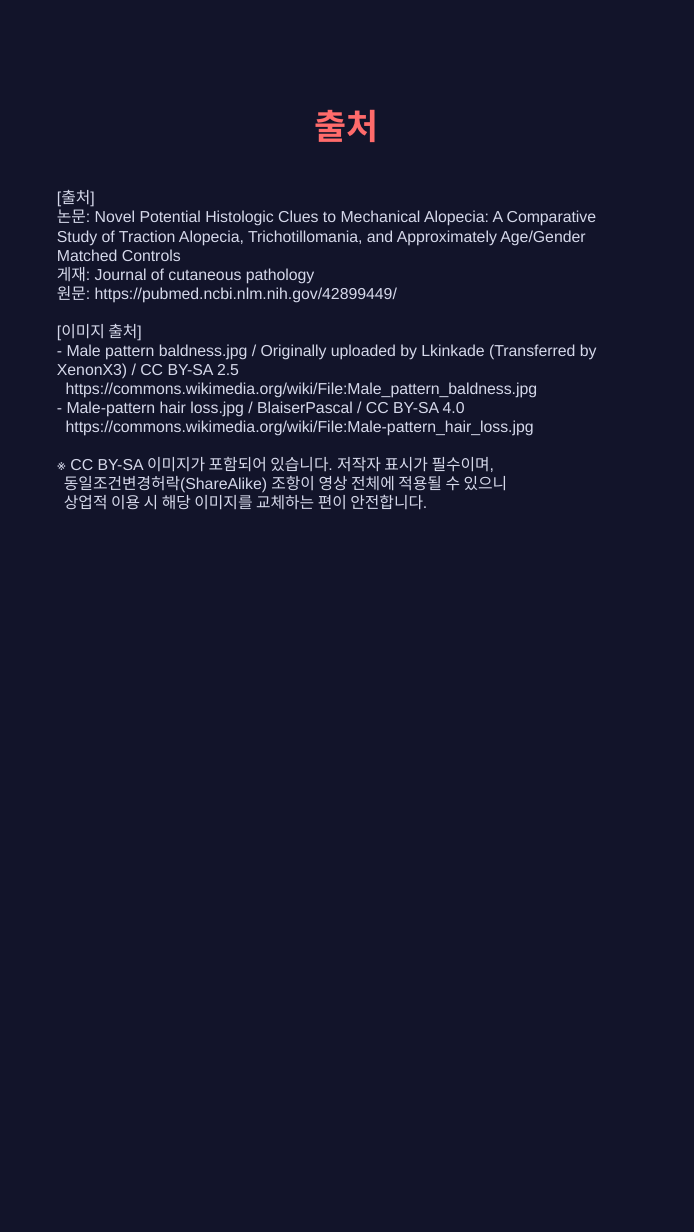
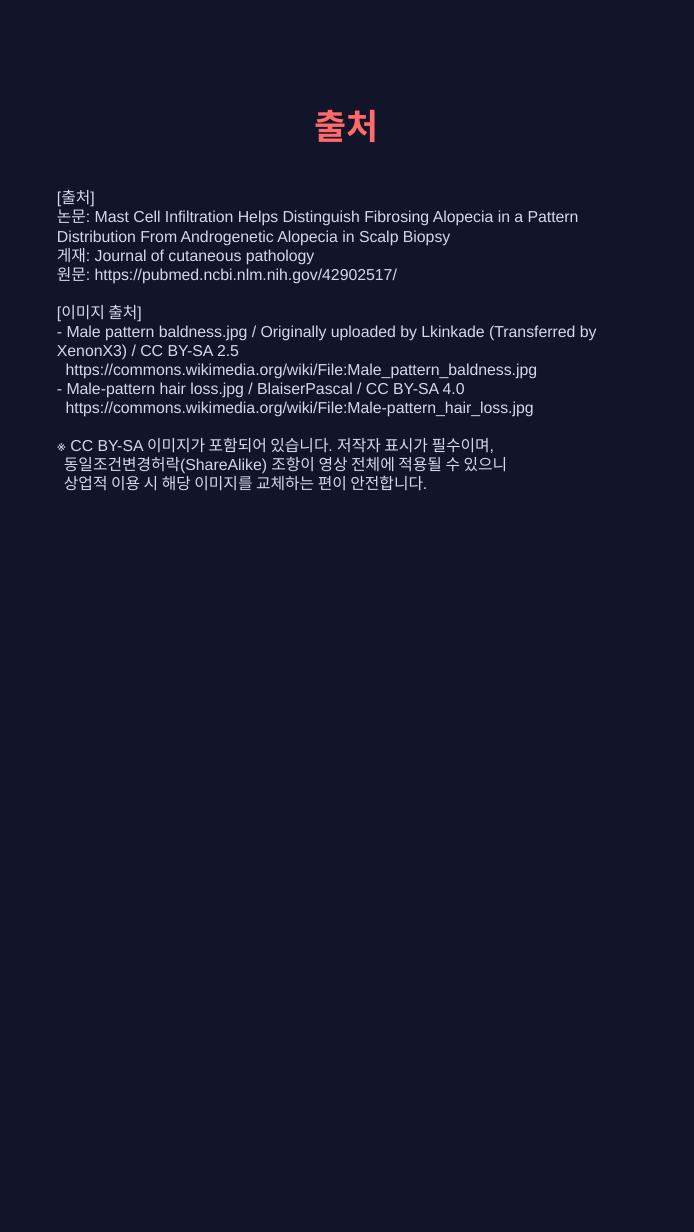
Before and after one commit to hyokang2010-BJ-ANTH/product-builder-test, a slide deck: slide 9 of pwa/data/latest/slides.pptx. Drawn at 694x1232 pixels with LibreOffice and Linux fonts; fonts in the diff are those of the drawing. Boxes give left, top, right and bottom in pixels: in the first picture for what was removed or moved away, otherwise in the second. Text is boxed around its words. In the diff, an @@ line names an element or a change of style, - is before the commit and + after.

```diff
--- a/pwa/data/latest/slides.pptx
+++ b/pwa/data/latest/slides.pptx
@@ text at bbox=[57, 191, 597, 491]: text changed @@
-[출처]
-논문: Novel Potential Histologic Clues to Mechanical Alopecia: A Comparative Study of Traction Alopecia, Trichotillomania, and Approximately Age/Gender Matched Controls
-게재: Journal of cutaneous pathology
-원문: https://pubmed.ncbi.nlm.nih.gov/42899449/
-[이미지 출처]
-- Male pattern baldness.jpg / Originally uploaded by Lkinkade (Transferred by XenonX3) / CC BY-SA 2.5
-https://commons.wikimedia.org/wiki/File:Male_pattern_baldness.jpg
-- Male-pattern hair loss.jpg / BlaiserPascal / CC BY-SA 4.0
-https://commons.wikimedia.org/wiki/File:Male-pattern_hair_loss.jpg
-※ CC BY-SA 이미지가 포함되어 있습니다. 저작자 표시가 필수이며,
-동일조건변경허락(ShareAlike) 조항이 영상 전체에 적용될 수 있으니
-상업적 이용 시 해당 이미지를 교체하는 편이 안전합니다.
+[출처]
+논문: Mast Cell Infiltration Helps Distinguish Fibrosing Alopecia in a Pattern Distribution From Androgenetic Alopecia in Scalp Biopsy
+게재: Journal of cutaneous pathology
+원문: https://pubmed.ncbi.nlm.nih.gov/42902517/
+[이미지 출처]
+- Male pattern baldness.jpg / Originally uploaded by Lkinkade (Transferred by XenonX3) / CC BY-SA 2.5
+https://commons.wikimedia.org/wiki/File:Male_pattern_baldness.jpg
+- Male-pattern hair loss.jpg / BlaiserPascal / CC BY-SA 4.0
+https://commons.wikimedia.org/wiki/File:Male-pattern_hair_loss.jpg
+※ CC BY-SA 이미지가 포함되어 있습니다. 저작자 표시가 필수이며,
+동일조건변경허락(ShareAlike) 조항이 영상 전체에 적용될 수 있으니
+상업적 이용 시 해당 이미지를 교체하는 편이 안전합니다.
```
Also in this commit, not shown: 4 other slides changed, 2 slides added, 2 slides removed, 26 other files.
